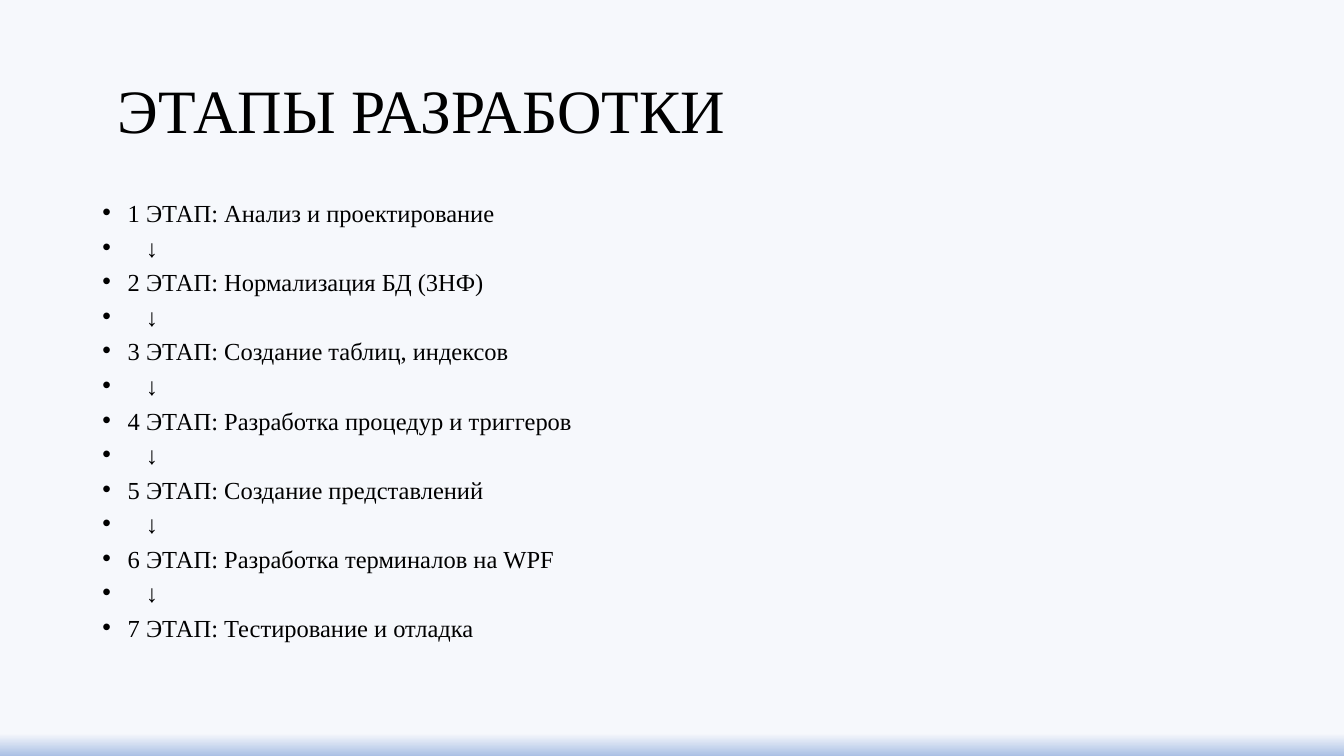
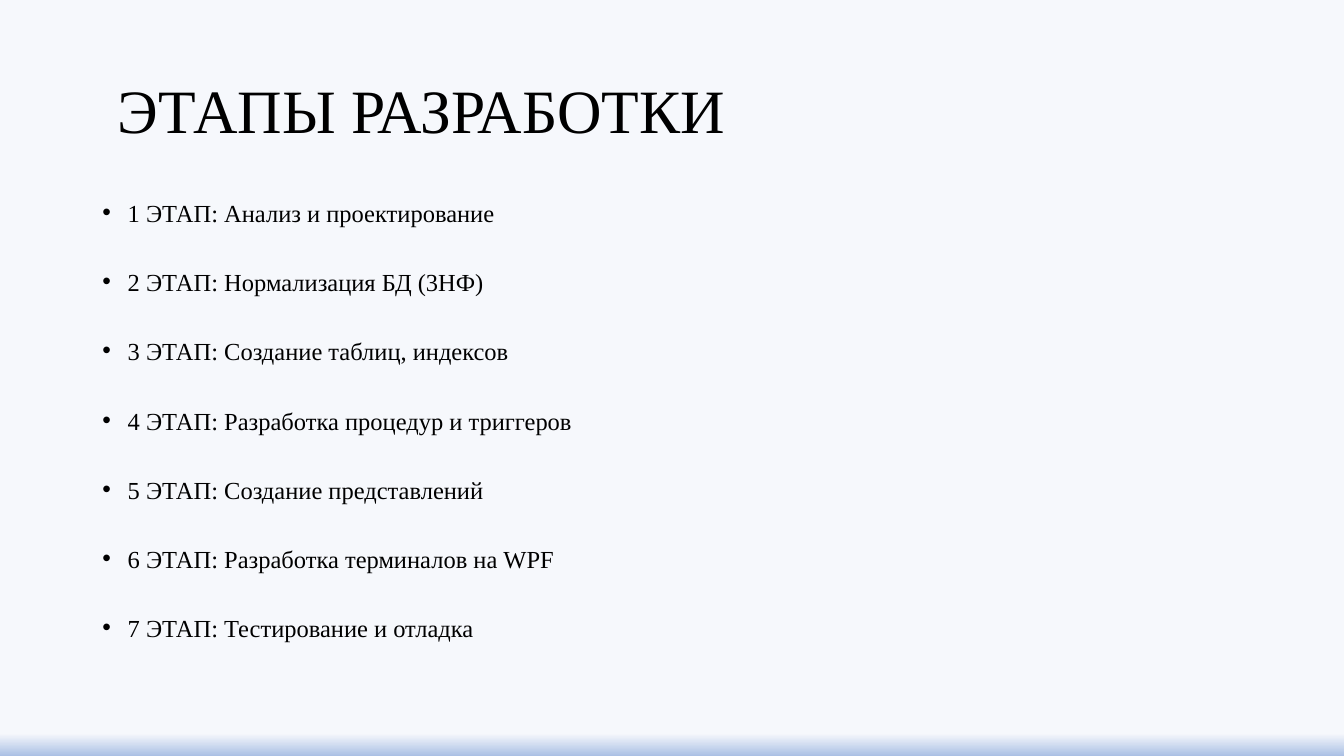
Before and after one commit to Bebra-24/-_-_-------, a slide deck: slide 4 of итог/546.pptx. Drawn at 1344x756 pixels with LibreOffice and Linux fonts; fonts in the diff are those of the drawing. Boxes give left, top, right and bottom in pixels: in the first picture for what was removed or moved away, otherwise in the second. Text is boxed around its words. In the diff, an @@ line names an element or a change of style, - is before the commit and + after.

```diff
--- a/итог/546.pptx
+++ b/итог/546.pptx
@@ text at (128,205,572,643): paragraph removed @@
-• ↓
@@ text at (128,205,572,643): paragraph removed @@
-• ↓
@@ text at (128,205,572,643): paragraph removed @@
-• ↓
@@ text at (128,205,572,643): paragraph removed @@
-• ↓
@@ text at (128,205,572,643): paragraph removed @@
-• ↓
@@ text at (128,205,572,643): paragraph removed @@
-• ↓
```
Also in this commit, not shown: 2 other slides changed, 9 other files.
